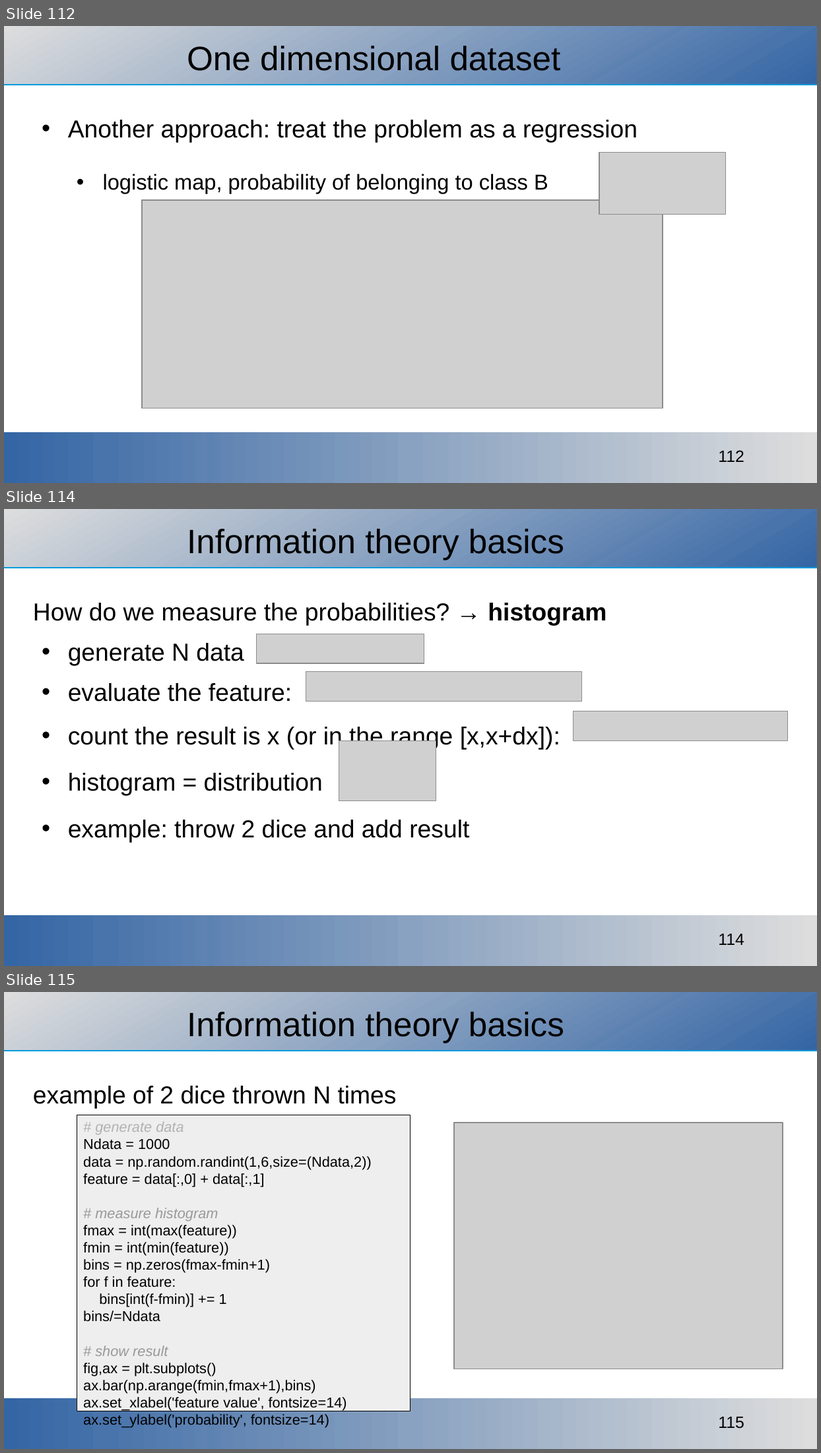
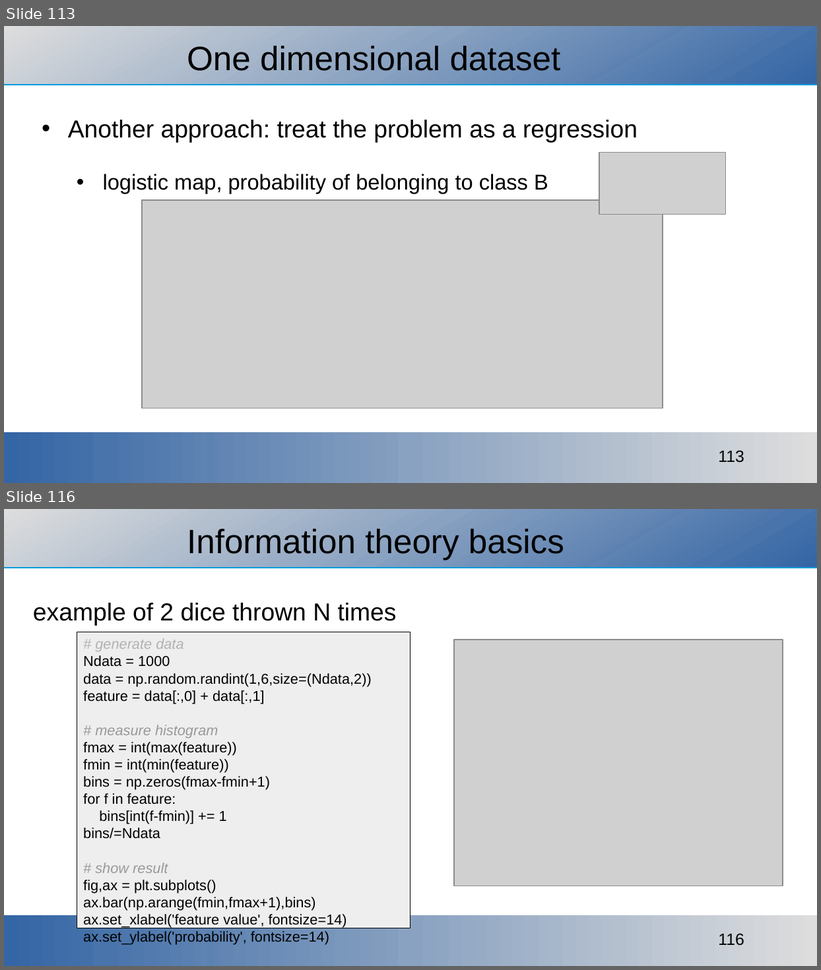
Before and after one commit to ajakovac/ML-in-Practice-I, a slide deck: ML in practice.odp. Shown one above the other, each under a label of ours: slides 112, 114 and 115 before the commit, slides 113 and 116 after it; the slides between them are not shown. The pictures are 821x1453 and 821x970 pixels, drawn with LibreOffice and Linux fonts; fonts in the diff are those of the drawing; grey boxes stand for pictures; background and template pictures are left out. Boxes give left, top, right and bottom in pixels: in the first picture for what was removed or moved away, otherwise in the second. Text is boxed around its words. In the diff, an @@ line names an element or a change of style, - is before the commit and + after.

```diff
--- a/ML in practice.odp
+++ b/ML in practice.odp
@@ slide 114 removed at (4, 509, 817, 966), background #FFFFFF; not listed: 3 template elements that a slide beside it also shows @@
@@ title removed at (187, 529, 564, 560) @@
-Information theory basics
@@ text removed at (33, 603, 607, 843) @@
-How do we measure the probabilities? → histogram
-• generate N data
-• evaluate the feature:
-• count the result is x (or in the range [x,x+dx]):
-• histogram = distribution
-• example: throw 2 dice and add result
@@ picture removed at (257, 634, 424, 663) @@
@@ picture removed at (306, 671, 582, 702) @@
@@ picture removed at (574, 711, 788, 741) @@
@@ picture removed at (339, 741, 436, 801) @@
@@ what was slide 112 is now slide 113 @@
@@ page number at (718, 450, 744, 463): text changed @@
-112
+113
@@ what was slide 115 is now slide 116 @@
@@ page number at (718, 933, 744, 946): text changed @@
-115
+116
```
Also in this commit, not shown: 9 slides changed, 7 slides added, 3 other files.
